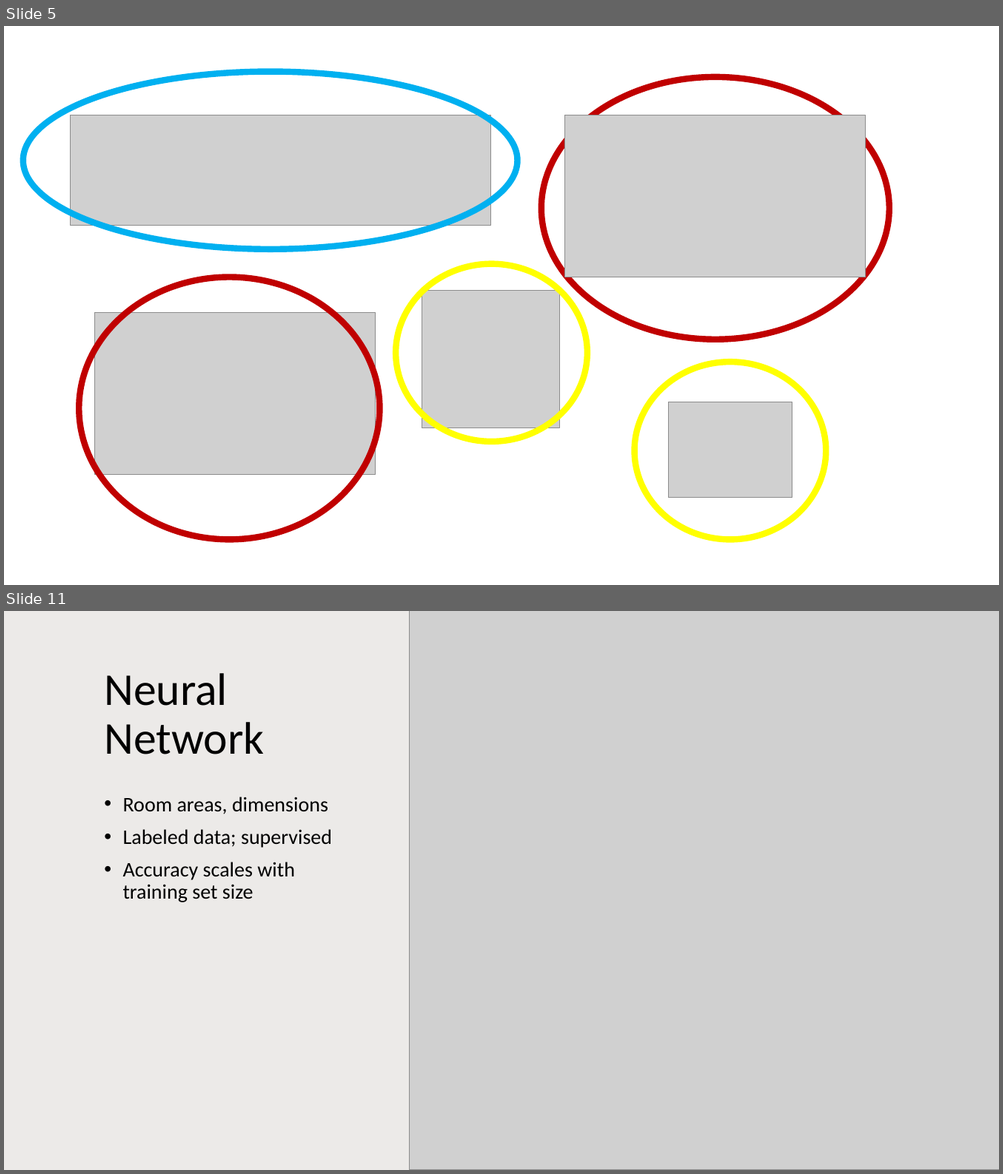
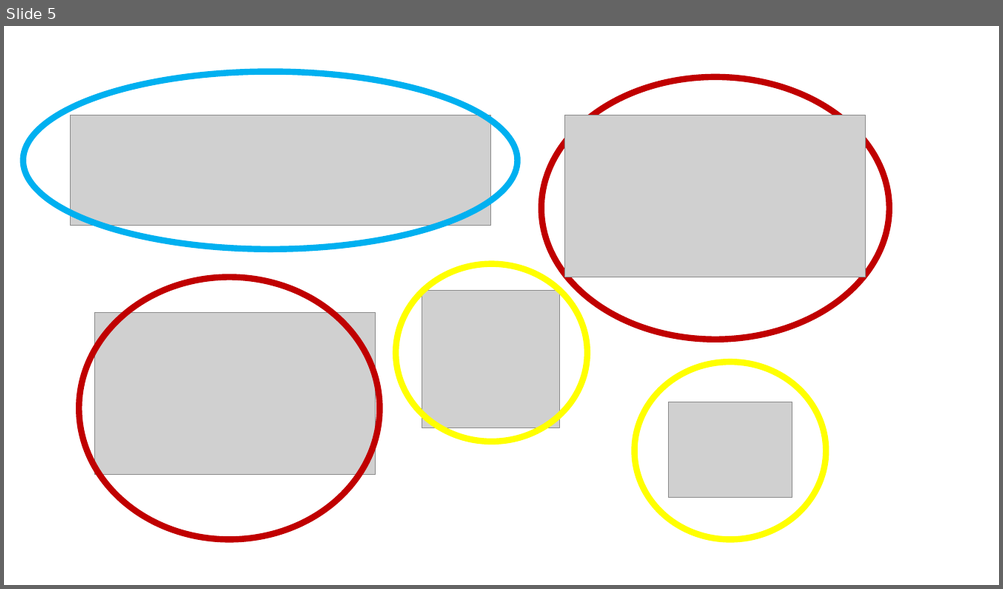
Before and after one commit to prxsto/529-ML-research, a slide deck: presentation1.pptx. Shown one above the other, each under a label of ours: slides 5 and 11 before the commit, slide 5 after it; the slides between them are not shown. The pictures are 1003x1174 and 1003x589 pixels, drawn with LibreOffice and Linux fonts; fonts in the diff are those of the drawing; grey boxes stand for pictures. Boxes give left, top, right and bottom in pixels: in the first picture for what was removed or moved away, otherwise in the second. Text is boxed around its words. In the diff, an @@ line names an element or a change of style, - is before the commit and + after.

```diff
--- a/presentation1.pptx
+++ b/presentation1.pptx
@@ slide 11 removed at bbox=[4, 611, 999, 1170], background #FFFFFF @@
@@ rectangle removed at bbox=[4, 611, 997, 1170] @@
@@ picture removed at bbox=[409, 611, 999, 1170] @@
@@ title removed at bbox=[104, 673, 264, 755] @@
-Neural Network
@@ text removed at bbox=[123, 797, 332, 903] @@
-• Room areas, dimensions
-• Labeled data; supervised
-• Accuracy scales with training set size
```
Also in this commit, not shown: 3 slides changed, 4 slides added, 9 other slides removed, 3 other files.
